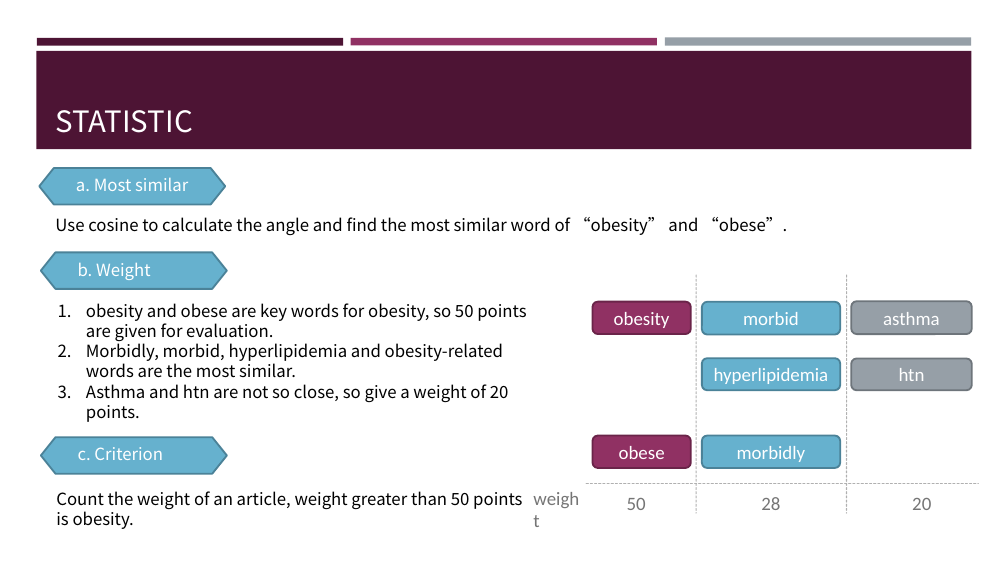
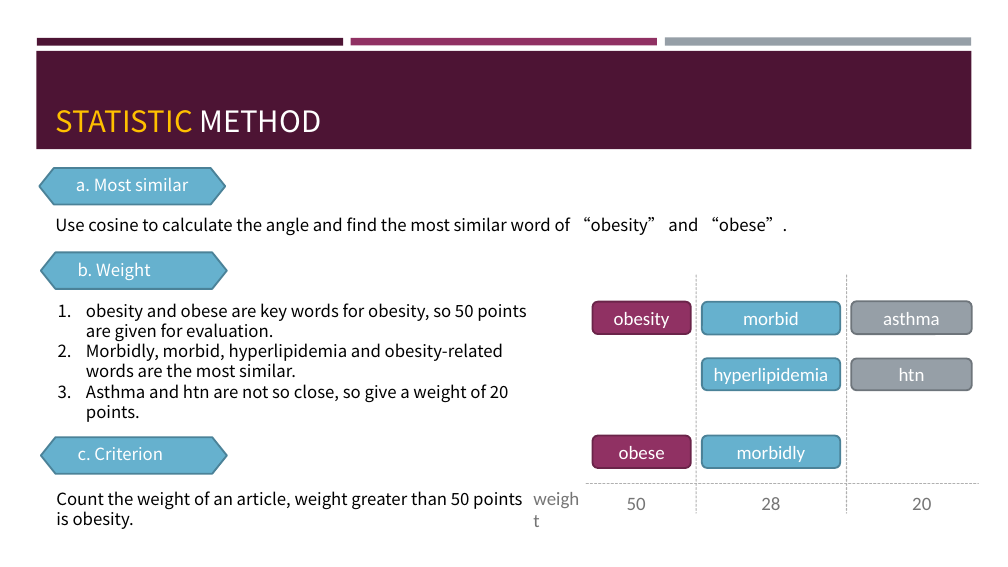
Before and after one commit to frankye1000/NYCU-DigitalMedicine, a slide deck: slide 10 of Case_Presentation_1/ppt/case1.pptx. Drawn at 1008x567 pixels with LibreOffice and Linux fonts; fonts in the diff are those of the drawing. Boxes give left, top, right and bottom in pixels: in the first picture for what was removed or moved away, otherwise in the second. Text is boxed around its words. In the diff, an @@ line names an element or a change of style, - is before the commit and + after.

```diff
--- a/Case_Presentation_1/ppt/case1.pptx
+++ b/Case_Presentation_1/ppt/case1.pptx
@@ title at [56, 110, 321, 133]: text changed; text colour #FFFEFF to #FFC000 @@
-STATISTIC
+STATISTIC METHOD
```
Also in this commit, not shown: 4 other slides changed, 3 slides added, 1 slide removed, 3 other files.
